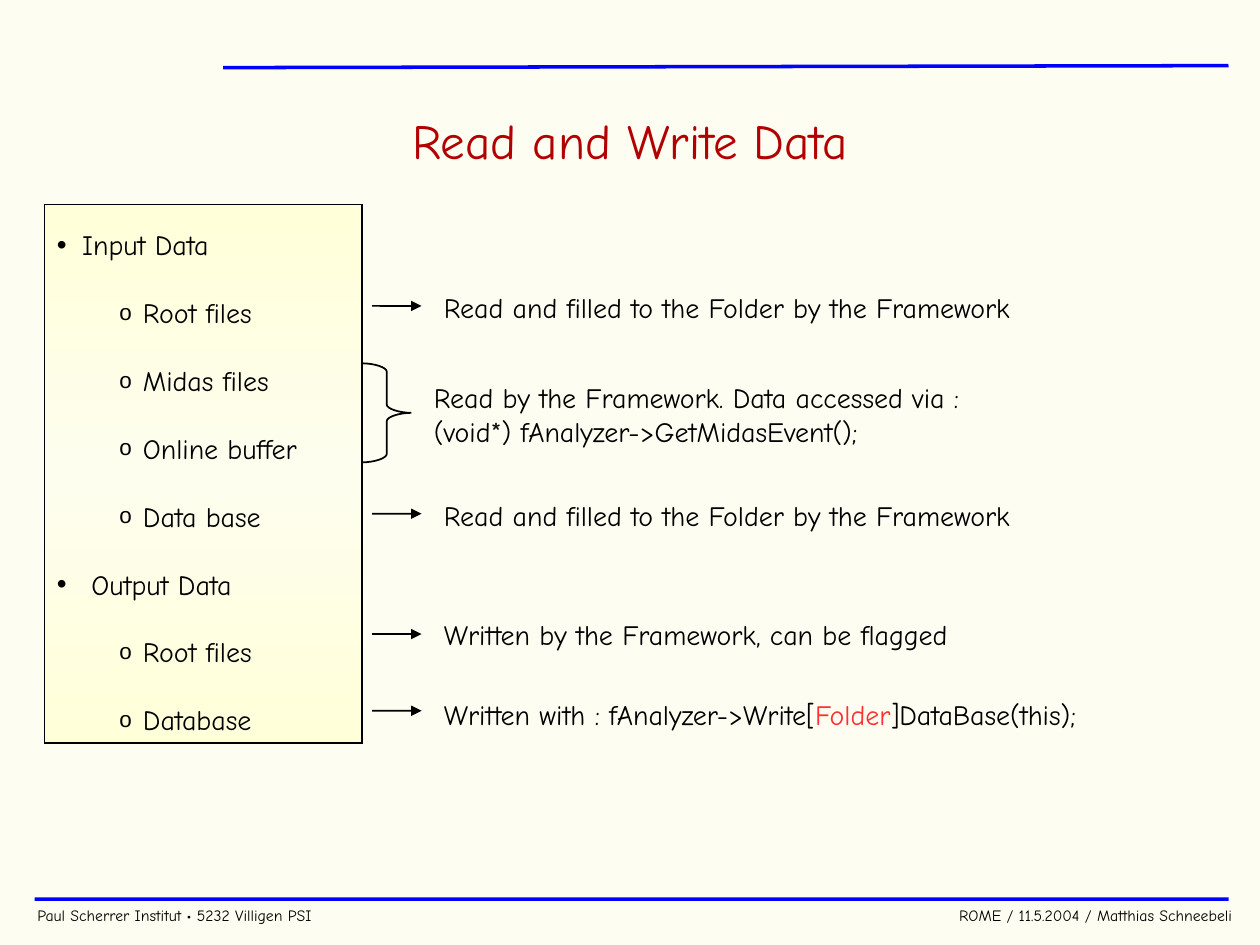
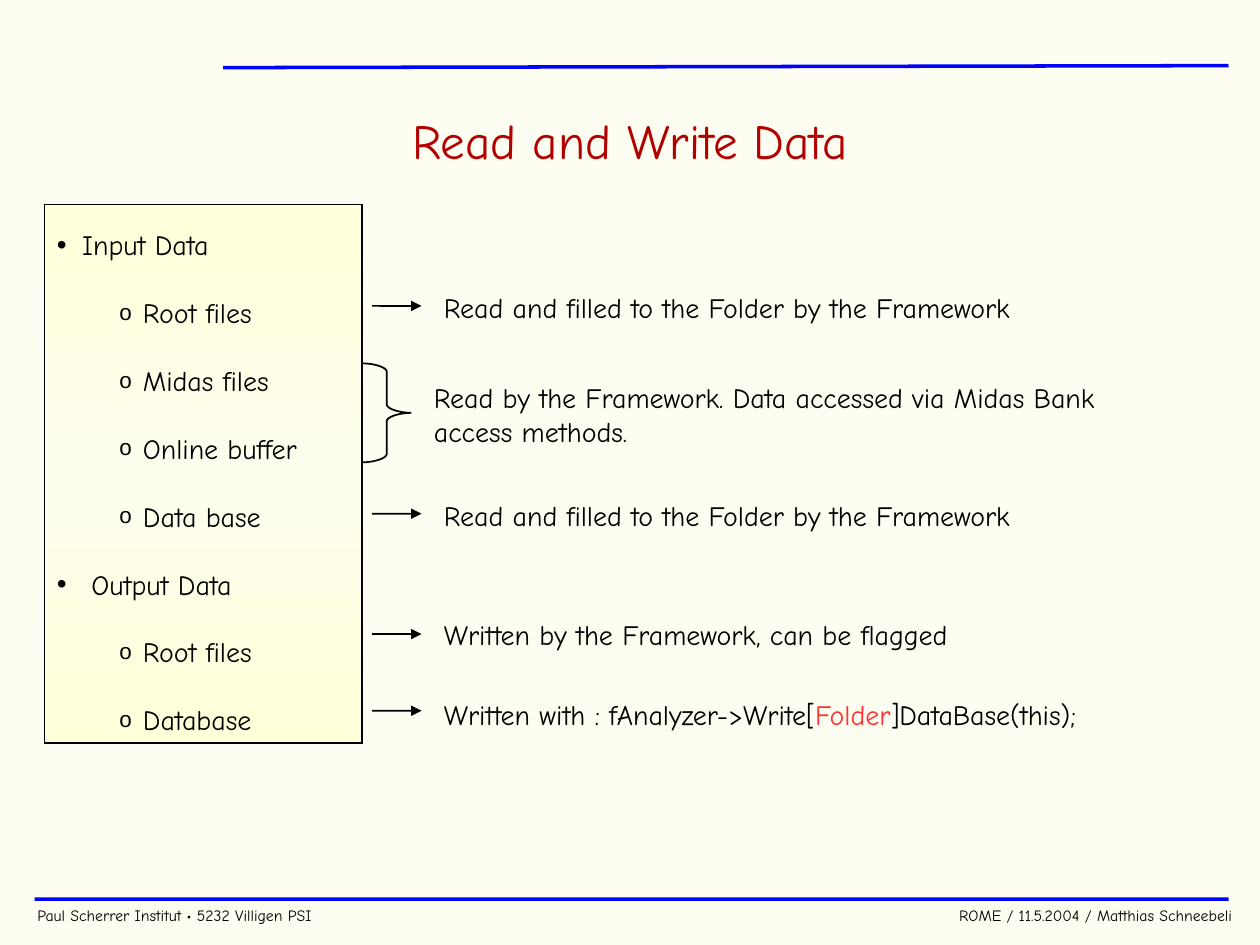
Before and after one commit to cjpl/rome, a slide deck: slide 18 of documentation/ROME.ppt (slide 16 before the commit). Drawn at 1260x945 pixels with LibreOffice and Linux fonts; fonts in the diff are those of the drawing; background and template pictures are left out. Boxes give left, top, right and bottom in pixels: in the first picture for what was removed or moved away, otherwise in the second. Text is boxed around its words. In the diff, an @@ line names an element or a change of style, - is before the commit and + after.

```diff
--- a/documentation/ROME.ppt
+++ b/documentation/ROME.ppt
@@ text at (434, 389, 1095, 443): text changed @@
-Read by the Framework. Data accessed via :
-(void*) fAnalyzer->GetMidasEvent();
+Read by the Framework. Data accessed via Midas Bank access methods.
```
Also in this commit, not shown: 5 other slides changed, 2 slides added.
